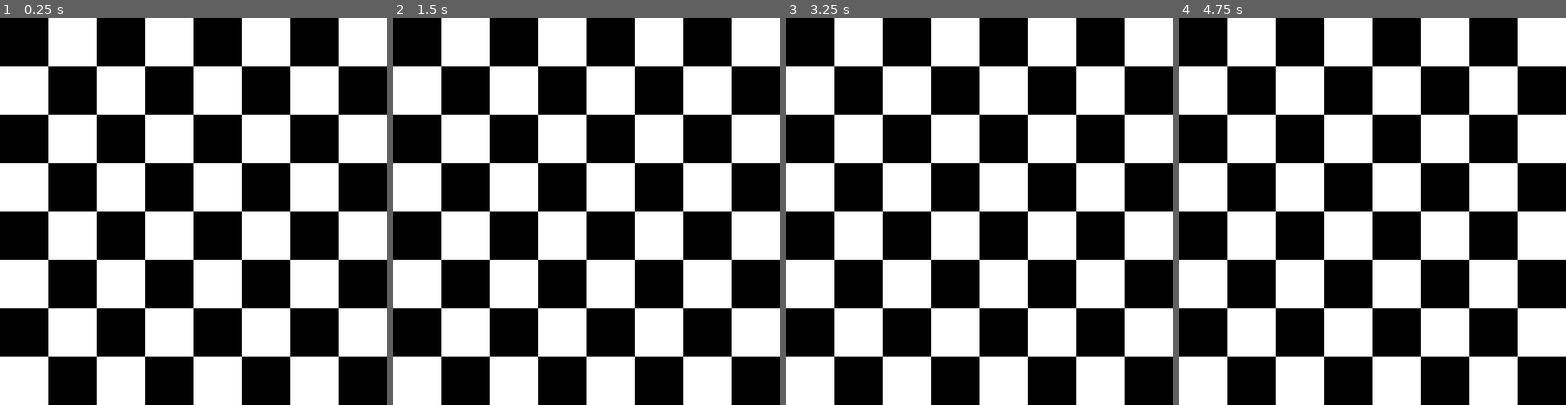
Above: before the commit, frames 1-4 (left to right).
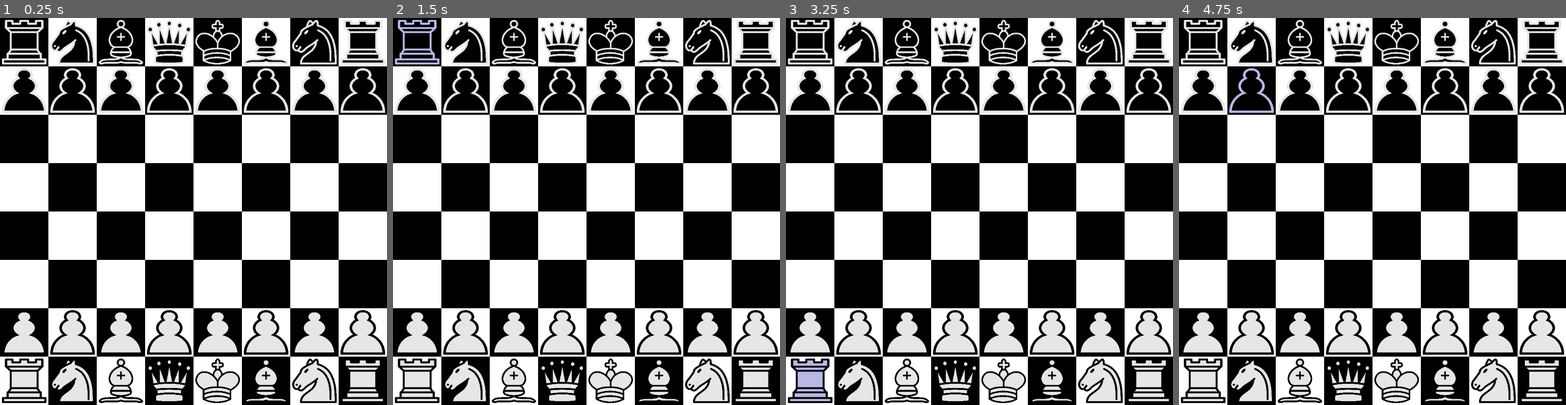
Above: after the commit, the same moments.

Repository: nafiz1001/Godot-Chess
Game: Godot game, scene res://chess.tscn
The game is run twice, just before and just after one commit, with the same random seed, the same clock (stepped at 60 frames per second) and the same inputs.
Inputs (mouse positions are in pixels of both pictures, inside the frame that each line leads up to):
- Up to frame 1 (0.25 s): no input
- Up to frame 2 (1.5 s): tap Enter at 0.5 s; move the mouse to (416, 41) at 0.52 s; click (416, 41) at 0.67 s; tap Space at 1.25 s; move the mouse to (416, 91) at 1.27 s; click (416, 91) at 1.42 s
- Up to frame 3 (3.25 s): tap Enter at 2 s; move the mouse to (809, 331) at 2.02 s; click (809, 331) at 2.17 s; tap Space at 2.75 s; move the mouse to (809, 381) at 2.77 s; click (809, 381) at 2.92 s
- Up to frame 4 (4.75 s): tap Enter at 3.5 s; move the mouse to (1252, 41) at 3.52 s; click (1252, 41) at 3.67 s; tap Space at 4.25 s; move the mouse to (1252, 91) at 4.27 s; click (1252, 91) at 4.42 s

The runs differ from the first frame. In frame 1, 20% of the frame differs, in the area x 0-100%, y 0-100%; in frame 2, 20%; in frame 3, 20%; in frame 4, 20%.
Error before the commit: Invalid access to property or key 'GLOBAL_CELL_LENGTH' on a base object of type 'Nil'. (res://chess_piece.gd:11)

Commit message:
huge wip

Diff:
--- a/chess.gd
+++ b/chess.gd
@@ -13,11 +13,12 @@
 # key is coordinates
 var active_chess_pieces: Dictionary[String, ChessPieceNode] = {}
 
-# Called when the node enters the scene tree for the first time.
 func _ready() -> void:
 	chess_board = chess_board_scene.instantiate() as ChessBoardNode
 	chess_board.name = "Chess_Board"
 	add_child(chess_board)
+
+	ChessPieceNode.chess_board = chess_board
 
 	chess_board.on_square_click.connect(on_square_click)
 
@@ -59,4 +60,46 @@
 var active_square = null
 var active_piece: ChessPieceNode
 func on_square_click(new_square: Vector2i):
-	pass
+	var new_coords = ChessBoardNode.vec_to_coords(new_square)
+	if active_piece == null or active_square == null:
+		# select piece
+		if active_chess_pieces.has(new_coords):
+			active_square = new_square
+			active_piece = active_chess_pieces[new_coords]
+			active_piece.modulate = Color(0.8, 0.8, 1, 1)
+			print("Selected piece at ", new_coords)
+			print("Piece type: ", active_piece.type, " Colour: ", active_piece.colour)
+			print("Possible moves: ", active_piece.moves(active_square, active_chess_pieces))
+	else:
+		var new_piece = active_chess_pieces.get(new_coords, null)
+		if new_piece != null and new_piece.colour == active_piece.colour:
+			# select different piece
+			active_piece.modulate = Color(1, 1, 1, 1)
+			active_square = new_square
+			active_piece = new_piece
+			active_piece.modulate = Color(0.8, 0.8, 1, 1)
+		else:
+			# try to move piece
+			var moves = active_piece.moves(active_square, active_chess_pieces)
+			for path in moves:
+				for move in path:
+					if move == new_square:
+						# move piece
+						var old_coords = ChessBoardNode.vec_to_coords(active_square)
+						active_piece.global_position = chess_board.square_to_global_position(new_square)
+						active_piece.modulate = Color(1, 1, 1, 1)
+
+						active_chess_pieces.erase(old_coords)
+
+						var captured_piece = active_chess_pieces.get(new_coords, null)
+						if captured_piece != null:
+							captured_piece.visible = false
+						active_chess_pieces[new_coords] = active_piece
+
+						active_square = null
+						active_piece = null
+						return
+			# deselect piece
+			active_piece.modulate = Color(1, 1, 1, 1)
+			active_square = null
+			active_piece = null
--- a/chess_piece.gd
+++ b/chess_piece.gd
@@ -3,7 +3,7 @@
 extends Node2D
 
 # must be set before being added as a child
-var chess_board: ChessBoardNode
+static var chess_board: ChessBoardNode
 
 @export var PADDING = 10
 var LENGTH: float:
@@ -36,7 +36,6 @@
 		_colour = value
 		update_texture()
 
-# Called when the node enters the scene tree for the first time.
 func _ready() -> void:
 	type = _type
 	colour = _colour
@@ -56,7 +55,7 @@
 	$Sprite2D.scale = Vector2(LENGTH/$Sprite2D.texture.get_size().x, LENGTH/$Sprite2D.texture.get_size().y)
 
 # to avoid infinite recursion when checking king moves
-var controlled_king: ChessPieceNode = null
+static var controlled_king: ChessPieceNode = null
 func moves(square: Vector2i, active_chess_pieces: Dictionary[String, ChessPieceNode]) -> Array[Array]:
 	var _moves: Array[Array] = []
 	match type:
@@ -76,6 +75,9 @@
 				var double_forward_coords = ChessBoardNode.vec_to_coords(double_forward_square)
 				if square.y == start_row and not active_chess_pieces.has(double_forward_coords):
 					forward_moves.append(double_forward_square)
+
+			if not forward_moves.is_empty():
+				_moves.append(forward_moves)
 
 			for horizontal_move in [-1, 1]:
 				var attack_square = square + Vector2i(horizontal_move, direction)
@@ -169,7 +171,7 @@
 			for coords in active_chess_pieces.keys():
 				var other_piece = active_chess_pieces[coords]
 				if other_piece.colour != colour:
-					if other_piece.type == Type.KING and other_piece == controlled_king:
+					if other_piece == controlled_king:
 						# base case to avoid infinite recursion
 						continue
 					var other_piece_moves = other_piece.moves(
